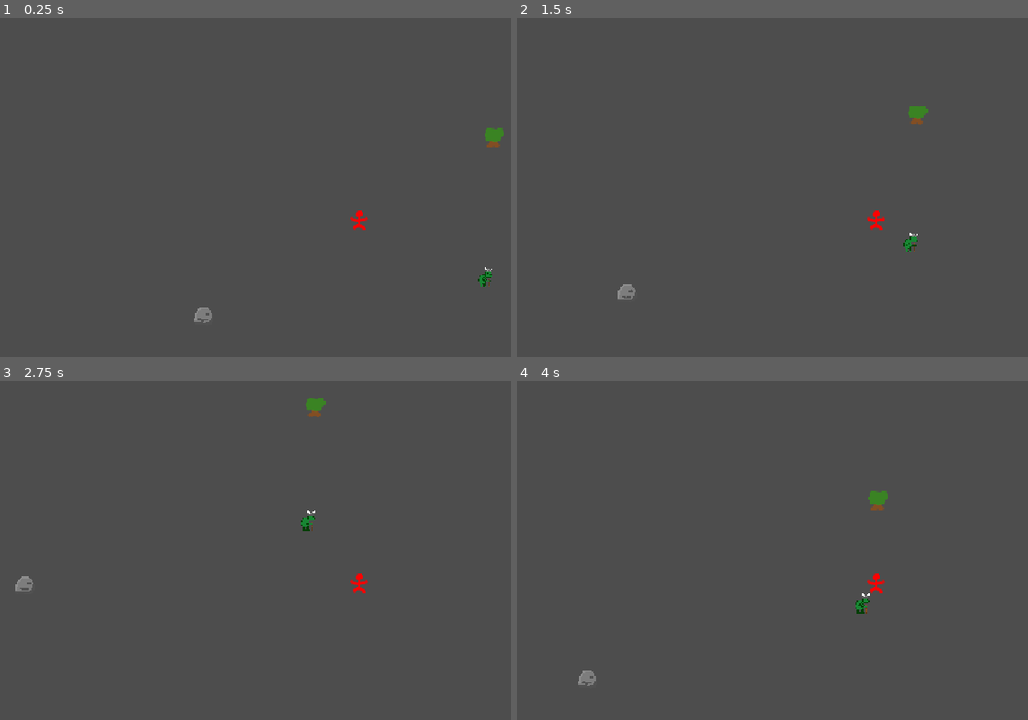
Above: before the commit, frames 1-4 (two rows, left to right).
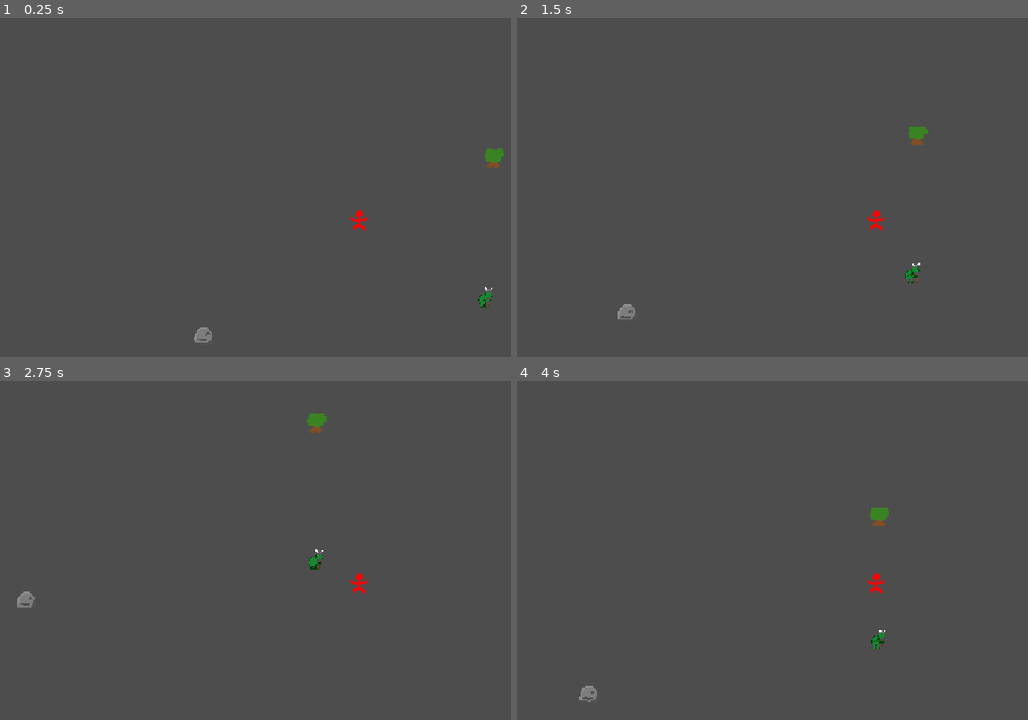
Above: after the commit, the same moments.

Repository: Drewpicus/2dPractice
Game: Godot game, scene res://Scenes/main.tscn
The game is run twice, just before and just after one commit, with the same random seed, the same clock (stepped at 60 frames per second) and the same inputs.
Inputs (mouse positions are in pixels of both pictures, inside the frame that each line leads up to):
- Up to frame 1 (0.25 s): no input
- Up to frame 2 (1.5 s): move the mouse to (outside the picture) at 0.52 s; hold D (move_right) 0.53-1.28 s; click (outside the picture) at 0.6 s; move the mouse to (731, 241) at 1.27 s; hold S (move_down) from 1.28 s (still down); tap T (quick_inspect) at 1.35 s
- Up to frame 3 (2.75 s): move the mouse to (429, 492) at 2.02 s; release S (move_down) at 2.03 s; hold D (move_right) from 2.03 s (still down); hold E (test) from 2.03 s (still down)
- Up to frame 4 (4 s): move the mouse to (838, 665) at 2.77 s; release D (move_right) at 2.78 s; release E (test) at 2.78 s; hold W (move_up) 2.78-3.53 s; tap Mouse wheel up (zoom_in) at 2.85 s; move the mouse to (outside the picture) at 3.52 s; hold A (move_left) from 3.53 s (still down); tap Mouse wheel down (zoom_out) at 3.6 s

The runs differ from the first frame. In frame 1, 0.7% of the frame differs, in the area x 37-99%, y 32-96%; in frame 2, 0.7%; in frame 3, 0.7%; in frame 4, 0.7%.

Commit message:
changed spawn handling

Diff:
--- a/Data/Entities/player.json
+++ b/Data/Entities/player.json
@@ -1,7 +1,7 @@
 {
 	"entity_id": "base:player",
 	"entity_name": "Player",
-	"sprite": "res://reall man.png",
+	"sprite": "res://real man.png",
 	"solid": true,
 
 	"collision": {
--- a/Scenes/main.tscn
+++ b/Scenes/main.tscn
@@ -1,37 +1,9 @@
 [gd_scene format=3 uid="uid://dpwlkx6ax84hn"]
 
 [ext_resource type="Script" uid="uid://38tado1b7n85" path="res://main.gd" id="1_ee4r6"]
-[ext_resource type="Script" uid="uid://y87ikykg53o3" path="res://Scripts/Entity/entity.gd" id="2_3pmx8"]
-[ext_resource type="Texture2D" uid="uid://b57wr2y5wmhwr" path="res://real man.png" id="2_gt3je"]
 [ext_resource type="Script" uid="uid://8557yngorrft" path="res://Scripts/game_world.gd" id="2_u50mg"]
-[ext_resource type="Script" uid="uid://drf25g4krf434" path="res://Scripts/EntityComponents/player_controller_component.gd" id="3_3pmx8"]
-[ext_resource type="Script" uid="uid://b3utf12ccv8b6" path="res://Scripts/player_camera.gd" id="4_u50mg"]
-[ext_resource type="PackedScene" uid="uid://c8n5ywuq4wexl" path="res://Scenes/Components/info_component.tscn" id="5_cbgmd"]
-[ext_resource type="PackedScene" uid="uid://bow6p41t1x85q" path="res://Scenes/Components/inventory_component.tscn" id="6_1w6v2"]
-[ext_resource type="PackedScene" uid="uid://bsr5ll3bx03e0" path="res://Scenes/Components/movement_component.tscn" id="7_ueoa1"]
-[ext_resource type="PackedScene" uid="uid://cxlyp3n6c4geg" path="res://Scenes/Components/health_component.tscn" id="8_6vcvc"]
-[ext_resource type="PackedScene" uid="uid://cjgjbri4a3g5v" path="res://Scenes/Components/stat_block_component.tscn" id="9_7k868"]
-[ext_resource type="PackedScene" uid="uid://r7mj8yd1ehck" path="res://Scenes/Components/interactable_component.tscn" id="10_hpc6h"]
-[ext_resource type="PackedScene" uid="uid://bb5qmpg0y7lu1" path="res://Scenes/Components/interactor_component.tscn" id="11_kltya"]
-[ext_resource type="PackedScene" uid="uid://lhrom4t368bh" path="res://Scenes/Components/combat_component.tscn" id="12_e08e2"]
-[ext_resource type="PackedScene" uid="uid://bulbbqbt15p6m" path="res://Scenes/Components/capability_component.tscn" id="13_neg2b"]
-[ext_resource type="PackedScene" uid="uid://cow8rlq2jdmo7" path="res://Scenes/Components/equipment_component.tscn" id="14_r33sp"]
-[ext_resource type="Texture2D" uid="uid://bde2ei0igaxqp" path="res://tree.png" id="15_hdf80"]
-[ext_resource type="Texture2D" uid="uid://cj1v4stwgsnfu" path="res://rock.png" id="16_jwpg7"]
-[ext_resource type="Texture2D" uid="uid://dlder6a3g8lv3" path="res://goblin.png" id="17_k2e45"]
-[ext_resource type="PackedScene" uid="uid://csowv21hir14f" path="res://Scenes/Components/remains_component.tscn" id="19_aqgau"]
-[ext_resource type="PackedScene" uid="uid://dvuw4ec5x2m7l" path="res://Scenes/Components/ai_controller_component.tscn" id="19_gt3je"]
 [ext_resource type="Script" uid="uid://du6k7n4fgllb6" path="res://Scripts/interaction_menu.gd" id="21_o1aky"]
 [ext_resource type="Script" uid="uid://cpefuibv0hxx" path="res://Scripts/inventory_menu.gd" id="22_kwxat"]
-
-[sub_resource type="CircleShape2D" id="CircleShape2D_0xm2m"]
-radius = 16.0
-
-[sub_resource type="CircleShape2D" id="CircleShape2D_2cqfq"]
-radius = 16.0
-
-[sub_resource type="CircleShape2D" id="CircleShape2D_d13ii"]
-radius = 16.0
 
 [sub_resource type="Theme" id="Theme_getpj"]
 default_font_size = 25
@@ -43,143 +15,6 @@
 script = ExtResource("2_u50mg")
 
 [node name="Entities" type="Node2D" parent="GameWorld" unique_id=120306238]
-
-[node name="Player" type="CharacterBody2D" parent="GameWorld/Entities" unique_id=314898668]
-motion_mode = 1
-script = ExtResource("2_3pmx8")
-
-[node name="Sprite2D" type="Sprite2D" parent="GameWorld/Entities/Player" unique_id=1839778079]
-texture = ExtResource("2_gt3je")
-
-[node name="CollisionShape2D" type="CollisionShape2D" parent="GameWorld/Entities/Player" unique_id=1940968263]
-shape = SubResource("CircleShape2D_0xm2m")
-
-[node name="AnimationPlayer" type="AnimationPlayer" parent="GameWorld/Entities/Player" unique_id=1452423651]
-
-[node name="Components" type="Node2D" parent="GameWorld/Entities/Player" unique_id=1133228964]
-
-[node name="PlayerControllerComponent" type="Node2D" parent="GameWorld/Entities/Player/Components" unique_id=31185465]
-script = ExtResource("3_3pmx8")
-component_id = &"base:player_controller"
-
-[node name="Camera2D" type="Camera2D" parent="GameWorld/Entities/Player/Components/PlayerControllerComponent" unique_id=1452244776]
-script = ExtResource("4_u50mg")
-
-[node name="InfoComponent" parent="GameWorld/Entities/Player/Components" unique_id=1685845071 instance=ExtResource("5_cbgmd")]
-description = "A walking, talking guy!"
-
-[node name="InventoryComponent" parent="GameWorld/Entities/Player/Components" unique_id=392187487 instance=ExtResource("6_1w6v2")]
-
-[node name="MovementComponent" parent="GameWorld/Entities/Player/Components" unique_id=2084706374 instance=ExtResource("7_ueoa1")]
-
-[node name="HealthComponent" parent="GameWorld/Entities/Player/Components" unique_id=1882472742 instance=ExtResource("8_6vcvc")]
-
-[node name="StatBlockComponent" parent="GameWorld/Entities/Player/Components" unique_id=1990223150 instance=ExtResource("9_7k868")]
-base_strength = 1.0
-
-[node name="InteractableComponent" parent="GameWorld/Entities/Player/Components" unique_id=281961154 instance=ExtResource("10_hpc6h")]
-
-[node name="InteractorComponent" parent="GameWorld/Entities/Player/Components" unique_id=236647028 instance=ExtResource("11_kltya")]
-
-[node name="CombatComponent" parent="GameWorld/Entities/Player/Components" unique_id=333536677 instance=ExtResource("12_e08e2")]
-
-[node name="CapabilityComponent" parent="GameWorld/Entities/Player/Components" unique_id=2138748879 instance=ExtResource("13_neg2b")]
-
-[node name="EquipmentComponent" parent="GameWorld/Entities/Player/Components" unique_id=1165157158 instance=ExtResource("14_r33sp")]
-
-[node name="Tree" type="CharacterBody2D" parent="GameWorld/Entities" unique_id=834797728]
-position = Vector2(216, -131)
-script = ExtResource("2_3pmx8")
-
-[node name="Sprite2D" type="Sprite2D" parent="GameWorld/Entities/Tree" unique_id=66657874]
-texture = ExtResource("15_hdf80")
-
-[node name="CollisionShape2D" type="CollisionShape2D" parent="GameWorld/Entities/Tree" unique_id=1118641129]
-shape = SubResource("CircleShape2D_2cqfq")
-
-[node name="AnimationPlayer" type="AnimationPlayer" parent="GameWorld/Entities/Tree" unique_id=791943523]
-
-[node name="Components" type="Node2D" parent="GameWorld/Entities/Tree" unique_id=2037527070]
-
-[node name="InfoComponent" parent="GameWorld/Entities/Tree/Components" unique_id=1092253199 instance=ExtResource("5_cbgmd")]
-description = "A tall tree, old as balls..."
-
-[node name="CapabilityComponent" parent="GameWorld/Entities/Tree/Components" unique_id=1668476005 instance=ExtResource("13_neg2b")]
-
-[node name="InventoryComponent" parent="GameWorld/Entities/Tree/Components" unique_id=2139806301 instance=ExtResource("6_1w6v2")]
-
-[node name="HealthComponent" parent="GameWorld/Entities/Tree/Components" unique_id=1422573704 instance=ExtResource("8_6vcvc")]
-starting_health = 2
-
-[node name="InteractableComponent" parent="GameWorld/Entities/Tree/Components" unique_id=10291584 instance=ExtResource("10_hpc6h")]
-
-[node name="Rock" type="CharacterBody2D" parent="GameWorld/Entities" unique_id=423764536]
-position = Vector2(-250, 152)
-motion_mode = 1
-script = ExtResource("2_3pmx8")
-
-[node name="Sprite2D" type="Sprite2D" parent="GameWorld/Entities/Rock" unique_id=85437505]
-texture = ExtResource("16_jwpg7")
-
-[node name="CollisionShape2D" type="CollisionShape2D" parent="GameWorld/Entities/Rock" unique_id=1433835539]
-shape = SubResource("CircleShape2D_2cqfq")
-
-[node name="AnimationPlayer" type="AnimationPlayer" parent="GameWorld/Entities/Rock" unique_id=375706073]
-
-[node name="Components" type="Node2D" parent="GameWorld/Entities/Rock" unique_id=1818871568]
-
-[node name="InfoComponent" parent="GameWorld/Entities/Rock/Components" unique_id=937617371 instance=ExtResource("5_cbgmd")]
-description = "The pioneers used to ride these babies for miles."
-
-[node name="CapabilityComponent" parent="GameWorld/Entities/Rock/Components" unique_id=2096623672 instance=ExtResource("13_neg2b")]
-
-[node name="InteractableComponent" parent="GameWorld/Entities/Rock/Components" unique_id=397985752 instance=ExtResource("10_hpc6h")]
-
-[node name="MovementComponent" parent="GameWorld/Entities/Rock/Components" unique_id=16291397 instance=ExtResource("7_ueoa1")]
-
-[node name="HealthComponent" parent="GameWorld/Entities/Rock/Components" unique_id=936156409 instance=ExtResource("8_6vcvc")]
-
-[node name="CombatComponent" parent="GameWorld/Entities/Rock/Components" unique_id=68597077 instance=ExtResource("12_e08e2")]
-
-[node name="Goblin" type="CharacterBody2D" parent="GameWorld/Entities" unique_id=842891499]
-position = Vector2(198, 95)
-motion_mode = 1
-script = ExtResource("2_3pmx8")
-
-[node name="Sprite2D" type="Sprite2D" parent="GameWorld/Entities/Goblin" unique_id=920778754]
-texture = ExtResource("17_k2e45")
-
-[node name="CollisionShape2D" type="CollisionShape2D" parent="GameWorld/Entities/Goblin" unique_id=237356574]
-shape = SubResource("CircleShape2D_d13ii")
-
-[node name="AnimationPlayer" type="AnimationPlayer" parent="GameWorld/Entities/Goblin" unique_id=1894285346]
-
-[node name="Components" type="Node2D" parent="GameWorld/Entities/Goblin" unique_id=1936502166]
-
-[node name="HealthComponent" parent="GameWorld/Entities/Goblin/Components" unique_id=1898991826 instance=ExtResource("8_6vcvc")]
-max_health = 5
-
-[node name="CapabilityComponent" parent="GameWorld/Entities/Goblin/Components" unique_id=497487874 instance=ExtResource("13_neg2b")]
-capabilities = [&"base:possessive"]
-
-[node name="InfoComponent" parent="GameWorld/Entities/Goblin/Components" unique_id=772125187 instance=ExtResource("5_cbgmd")]
-description = "A nice guy, really just a nice green fellow."
-
-[node name="InteractableComponent" parent="GameWorld/Entities/Goblin/Components" unique_id=679915086 instance=ExtResource("10_hpc6h")]
-
-[node name="InteractorComponent" parent="GameWorld/Entities/Goblin/Components" unique_id=1125360253 instance=ExtResource("11_kltya")]
-
-[node name="InventoryComponent" parent="GameWorld/Entities/Goblin/Components" unique_id=206470173 instance=ExtResource("6_1w6v2")]
-
-[node name="AIControllerComponent" parent="GameWorld/Entities/Goblin/Components" unique_id=713813596 instance=ExtResource("19_gt3je")]
-
-[node name="MovementComponent" parent="GameWorld/Entities/Goblin/Components" unique_id=1129791833 instance=ExtResource("7_ueoa1")]
-speed = 20.0
-
-[node name="RemainsComponent" parent="GameWorld/Entities/Goblin/Components" unique_id=636626653 instance=ExtResource("19_aqgau")]
-remains_id = &"base:goblin_corpse"
-
-[node name="StatBlockComponent" parent="GameWorld/Entities/Goblin/Components" unique_id=750857139 instance=ExtResource("9_7k868")]
 
 [node name="UI" type="CanvasLayer" parent="." unique_id=1044784727]
 
--- a/Scripts/Reference/runtime_object_registry.gd
+++ b/Scripts/Reference/runtime_object_registry.gd
@@ -75,13 +75,13 @@
 	if not _objects.has(instance_id):
 		return null
 
-	var reference = _objects[instance_id]
+	var obj_reference = _objects[instance_id]
 
-	if not reference:
+	if not obj_reference:
 		_objects.erase(instance_id)
 		return null
 
-	var object = reference.get_ref()
+	var object = obj_reference.get_ref()
 
 	if not object:
 		_objects.erase(instance_id)
--- a/Scripts/game_world.gd
+++ b/Scripts/game_world.gd
@@ -12,14 +12,14 @@
 
 	return null
 
-func spawn_entity(entity_id: StringName, position: Vector2) -> Entity:
+func spawn_entity(entity_id: StringName, entity_position: Vector2) -> Entity:
 	var definition := DefinitionRegistry.get_entity(entity_id)
 
 	if not definition:
 		push_error("No EntityDefinition registered for: %s" % entity_id)
 		return null
 
-	return EntityFactory.spawn(definition, position, entities)
+	return EntityFactory.spawn(definition, entity_position, entities)
 
 func remove_entity(entity: Entity) -> void:
 	if not entity:
--- a/main.gd
+++ b/main.gd
@@ -1,7 +1,15 @@
 extends Node2D
+
+@onready var game_world: GameWorld = $GameWorld
 
 func _ready() -> void:
 	DefinitionLoader.load_all_definitions()
+
+	game_world.spawn_entity(&"base:player",Vector2(0, 0))
+	game_world.spawn_entity(&"base:goblin",Vector2(198, 95))
+	game_world.spawn_entity(&"base:rock",Vector2(-250, 152))
+	game_world.spawn_entity(&"base:tree",Vector2(216, -130))
+
 
 func _unhandled_input(event: InputEvent) -> void:
 	if event.is_action_pressed("test"):
